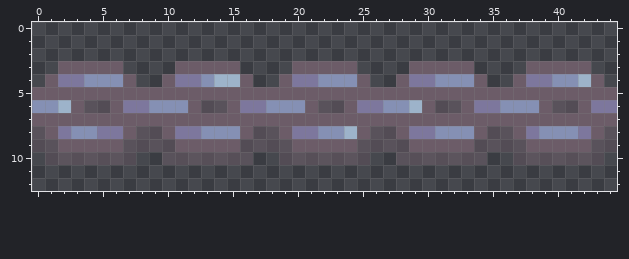
Two states of a pixel-art sprite, Assets/_Project/Art/Sprites/Items/Chains/ChainsSideways.png. That is the earlier state.
The file is 45x13 pixels. Pixels under 10% opacity are left out.
After:
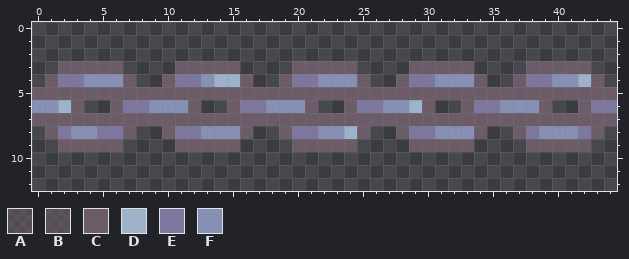
Palette (. is transparent): A #6c5c6881  B #6c5c6895  C #6c5c68  D #9db3ca  E #7d779d  F #8590b4
What changed:
Changed rows in their new state; - is an unchanged pixel.
first column x 0:
 6 ----..-------..-------..-------..-------..---
 8 .-------..-------..-------..-------..-------.
 9 ..-----....-----....-----....-----....-----..
10 -.......--.......--.......--.......--.......-
Boxes around the changes in both pictures, in picture pixels (x1, y1, x2, y2):
erased: (32, 100, 617, 165)
